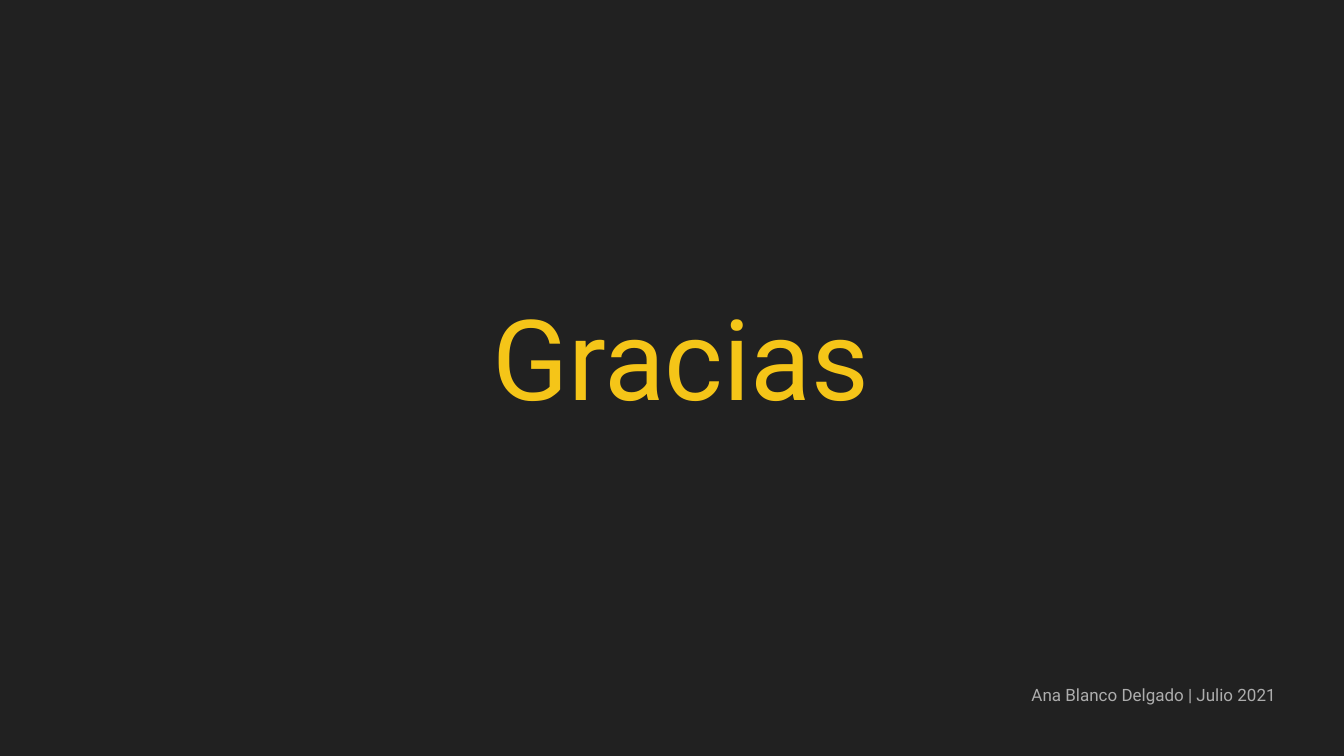
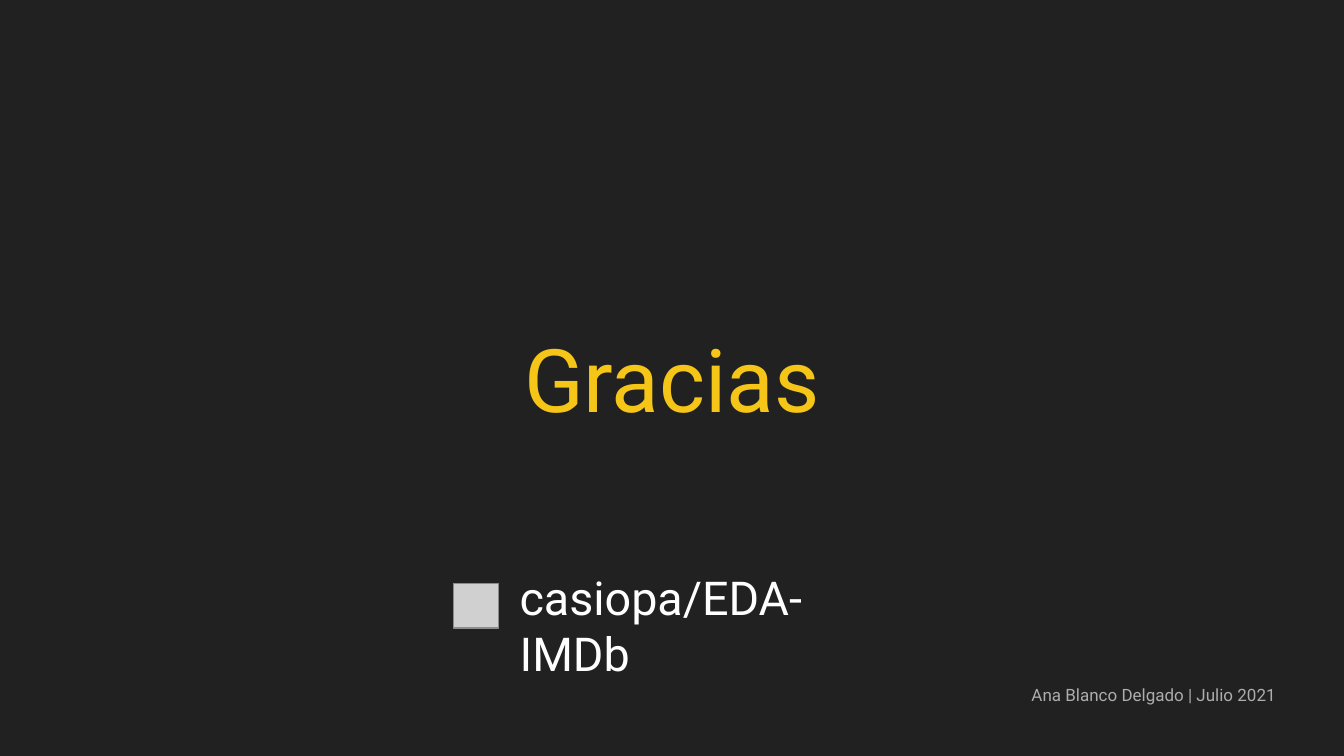
Before and after one commit to casiopa/EDA-IMDb, a slide deck: slide 21 of Presentación Público, crítica y taquilla en IMDb.pptx. Drawn at 1344x756 pixels with LibreOffice and Linux fonts; fonts in the diff are those of the drawing; grey boxes stand for pictures. Boxes give left, top, right and bottom in pixels: in the first picture for what was removed or moved away, otherwise in the second. Text is boxed around its words. In the diff, an @@ line names an element or a change of style, - is before the commit and + after.

Commit message:
cambios en presentacion
Añanadida url a girhub en la página final de la presentación

```diff
--- a/Presentación Público, crítica y taquilla en IMDb.pptx
+++ b/Presentación Público, crítica y taquilla en IMDb.pptx
@@ text "Gracias": place and size @@
-text "Gracias" at (492, 319, 869, 401)
+text "Gracias" at (524, 348, 820, 413)
@@ text "Gracias" at (524, 348, 820, 413): size 60 to 47 pt @@
@@ picture added at (454, 583, 499, 628) @@
@@ text added at (520, 581, 802, 672), 25 pt, text #FFFFFF @@
+casiopa/EDA-IMDb
```
Also in this commit, not shown: 2 other files.
